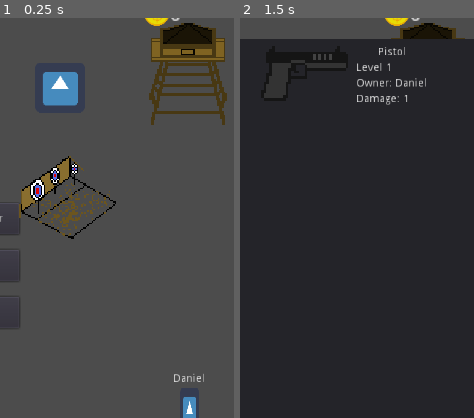
Above: before the commit, frames 1-2 (left to right).
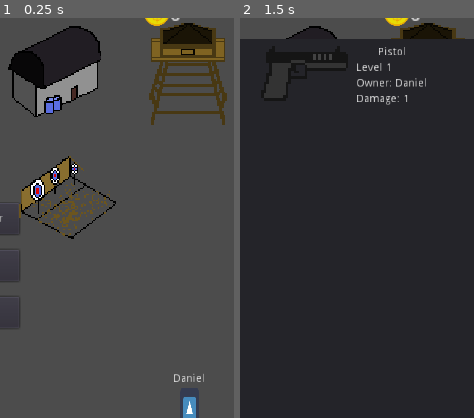
Above: after the commit, the same moments.

Repository: stranker/CLICKER_Z
Game: Godot game, scene res://Scene/MainScene.tscn
Two runs of this game, one before a commit and one after it. Both use one fixed random seed, a clock stepped at 60 frames per second and the inputs below. The engine's default icon, where the game draws it, is replaced by a stand-in: a white triangle on a blue panel in a dark square.
Inputs (mouse positions are % of the whole screen's width and height, from its top left; square brackets give the same spot before the commit, where the layout moved):
- Up to frame 1 (0.25 s): no input
- Up to frame 2 (1.5 s): click (79, 15) at 0.5 s; click (21, 9) [22, 11] at 1.25 s
The pictures show only the part of the screen within x 9-59%, y 2-52%; the shares and areas given below are measured in that part.

The runs differ from the first frame. In frame 1, 5.7% of the frame differs, in the area x 3-44%, y 2-25%; in frame 2, 0.4%.

Commit message:
Add sprite deposit

Diff:
--- a/Object/Buildings/Buildings.tscn
+++ b/Object/Buildings/Buildings.tscn
@@ -25,7 +25,7 @@
 	pass"
 _sections_unfolded = [ "Resource" ]
 
-[node name="Buildings" type="CanvasLayer"]
+[node name="Buildings" type="CanvasLayer" index="0"]
 
 layer = 1
 offset = Vector2( 0, 0 )
--- a/Object/Buildings/Deposit.tscn
+++ b/Object/Buildings/Deposit.tscn
@@ -1,6 +1,6 @@
 [gd_scene load_steps=4 format=2]
 
-[ext_resource path="res://icon.png" type="Texture" id=1]
+[ext_resource path="res://Sprite/Building/Deposit.png" type="Texture" id=1]
 [ext_resource path="res://GUI/DepositPanel.tscn" type="PackedScene" id=2]
 
 [sub_resource type="GDScript" id=1]
@@ -49,10 +49,10 @@
 anchor_top = 0.0
 anchor_right = 0.0
 anchor_bottom = 0.0
-margin_left = 100.0
-margin_top = 80.0
-margin_right = 164.0
-margin_bottom = 144.0
+margin_left = 50.0
+margin_top = 30.0
+margin_right = 200.0
+margin_bottom = 150.0
 rect_pivot_offset = Vector2( 0, 0 )
 rect_clip_content = false
 focus_mode = 2
@@ -65,7 +65,8 @@
 shortcut = null
 group = null
 texture_normal = ExtResource( 1 )
-_sections_unfolded = [ "Textures" ]
+expand = true
+stretch_mode = 5
 
 [node name="DepositPanel" parent="." index="1" instance=ExtResource( 2 )]
 
--- a/Scene/MainScene.tscn
+++ b/Scene/MainScene.tscn
@@ -365,6 +365,7 @@
 
 [node name="SearchMaster" type="GridContainer" parent="GUI" index="5"]
 
+editor/display_folded = true
 anchor_left = 0.0
 anchor_top = 0.0
 anchor_right = 0.0
Binary file added: Sprite/Building/Deposit.png
Not shown, added: Sprite/Building/Deposit.png.import
